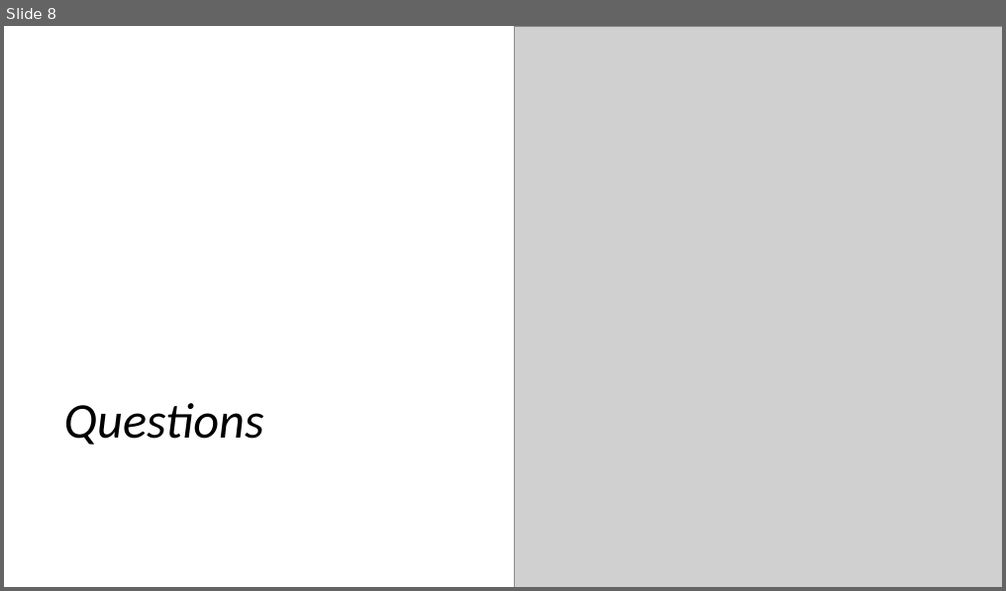
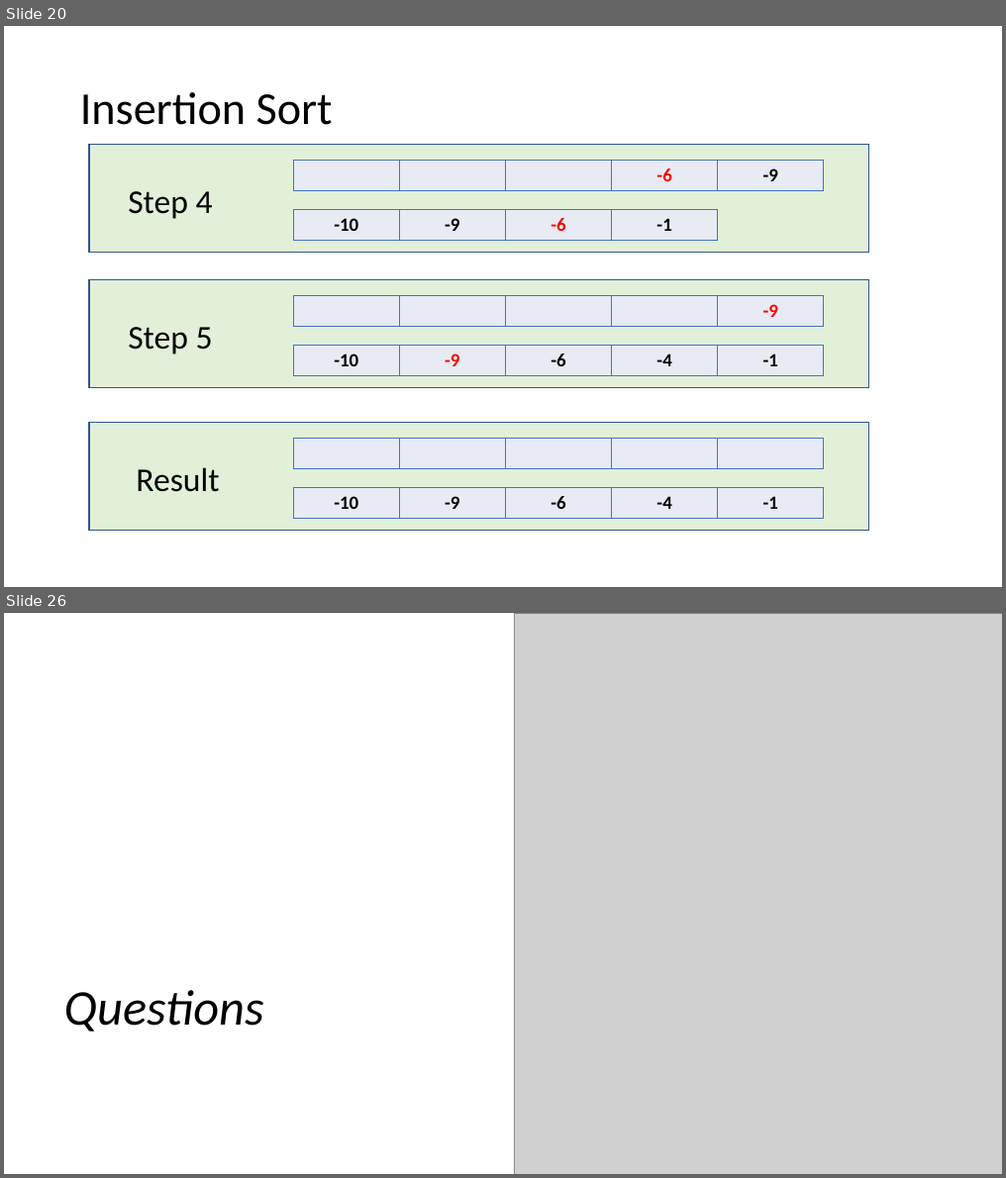
Before and after one commit to CNOCycle/cpp_tutorial, a slide deck: 07-vector_string/00-vector_string.pptx. Shown one above the other, each under a label of ours: slide 8 before the commit, slides 20 and 26 after it; the slides between them are not shown. The pictures are 1006x591 and 1006x1178 pixels, drawn with LibreOffice and Linux fonts; fonts in the diff are those of the drawing; grey boxes stand for pictures. Boxes give left, top, right and bottom in pixels: in the first picture for what was removed or moved away, otherwise in the second. Text is boxed around its words. In the diff, an @@ line names an element or a change of style, - is before the commit and + after.

```diff
--- a/07-vector_string/00-vector_string.pptx
+++ b/07-vector_string/00-vector_string.pptx
@@ slide 20 added at [4, 26, 1002, 587], background #FFFFFF @@
@@ title added at [80, 92, 333, 125], 44 pt, text #000000 @@
+Insertion Sort
@@ rectangle added at [89, 144, 869, 253], fill #E2F0D9, outline #325491 1 pt @@
@@ table added at [293, 160, 825, 190], 1 rows, 5 columns @@
+ |  |  | -6 | -9
@@ text added at [128, 191, 213, 219], 32 pt, text #000000 @@
+Step 4
@@ table added at [293, 209, 718, 240], 1 rows, 4 columns @@
+-10 | -9 | -6 | -1
@@ rectangle added at [89, 279, 869, 388], fill #E2F0D9, outline #325491 1 pt @@
@@ table added at [293, 296, 825, 327], 1 rows, 5 columns @@
+ |  |  |  | -9
@@ text added at [128, 327, 213, 355], 32 pt, text #000000 @@
+Step 5
@@ table added at [293, 345, 825, 375], 1 rows, 5 columns @@
+-10 | -9 | -6 | -4 | -1
@@ rectangle added at [89, 423, 869, 531], fill #E2F0D9, outline #325491 1 pt @@
@@ table added at [293, 439, 825, 470], 1 rows, 5 columns @@
+ |  |  |  | 
@@ text added at [136, 468, 219, 492], 32 pt, text #000000 @@
+Result
@@ table added at [293, 488, 825, 519], 1 rows, 5 columns @@
+-10 | -9 | -6 | -4 | -1
@@ what was slide 8 is now slide 26 @@
```
Also in this commit, not shown: 2 slides changed, 17 other slides added, 7 other files.
